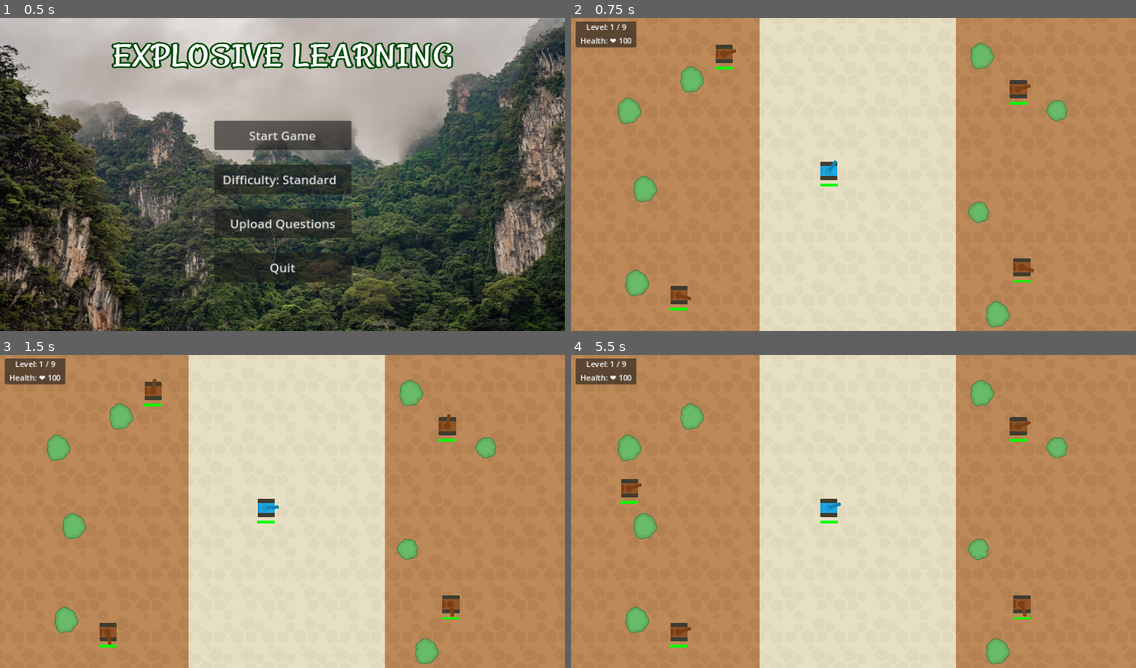
Above: before the commit, frames 1-4 (two rows, left to right).
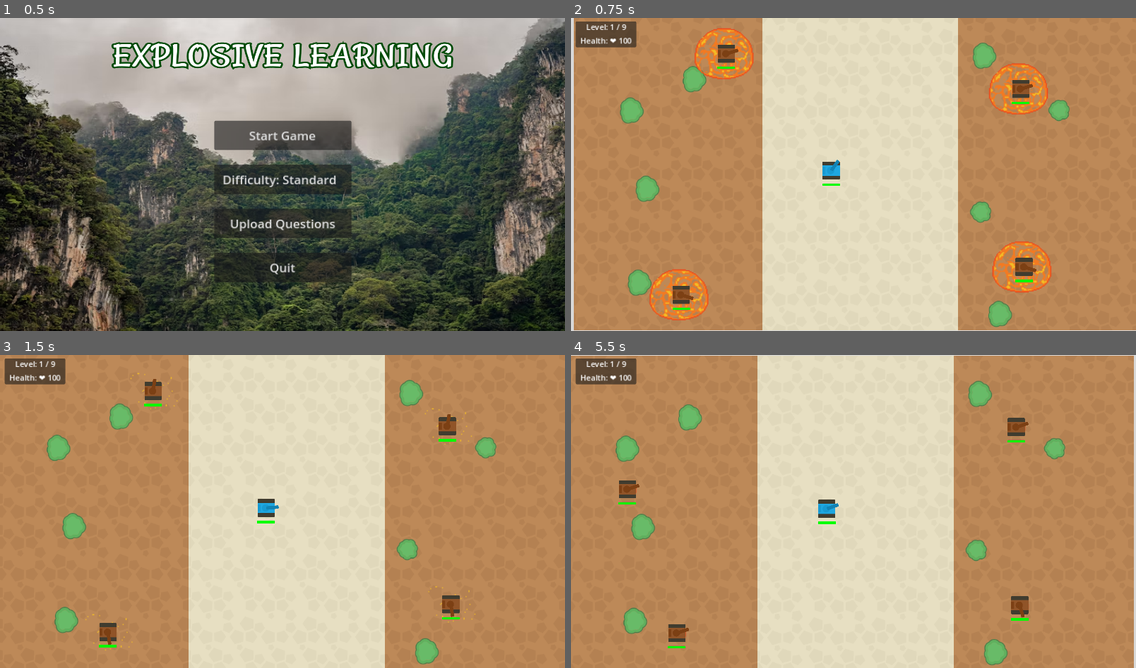
Above: after the commit, the same moments.

Repository: Thaysen01/Explosive-Learning-Capstone-1
Game: Godot game, scene res://title_screen.tscn
Two runs of this game, one before a commit and one after it. Both use one fixed random seed, a clock stepped at 60 frames per second and the inputs below.
Inputs (mouse positions are in pixels of both pictures, inside the frame that each line leads up to):
- Up to frame 1 (0.5 s): no input
- Up to frame 2 (0.75 s): click "Start Game" at 0.5 s
- Up to frame 3 (1.5 s): tap Enter at 1.25 s; move the mouse to (406, 495) at 1.27 s; hold D (right) from 1.28 s (still down); click (406, 495) at 1.35 s
- Up to frame 4 (5.5 s): move the mouse to (740, 527) at 2.02 s; release D (right) at 2.03 s; hold S (down) 2.03-2.78 s; right-click (740, 527) at 2.1 s; move the mouse to (910, 442) at 2.77 s; hold D (right) 2.78-3.53 s; click (910, 442) at 2.85 s; move the mouse to (825, 574) at 3.52 s; hold W (up) 3.53-4.28 s; right-click (825, 574) at 3.6 s; move the mouse to (1023, 558) at 4.27 s; hold A (left) 4.28-5 s; click (1023, 558) at 4.35 s; tap Escape (esc) at 4.9 s; click "Restart" at 5 s

Frame 1 is identical in both runs. In frame 2, 5.7% of the frame differs, in the area x 0-100%, y 0-100%; in frame 3, less than 0.1%; in frame 4, 2.7%.
Error before the commit: Invalid access to property or key of type 'String' on a base object of type 'Dictionary'. (res://tanks/TankBase/Tank.gd:142)
Error after the commit: Invalid access to property or key of type 'String' on a base object of type 'Dictionary'. (res://tanks/TankBase/Tank.gd:143)

Commit message:
tank spawning animation

Diff:
--- a/Main.gd
+++ b/Main.gd
@@ -15,6 +15,7 @@
 	]
 
 var playertank = preload("res://tanks/PlayerTank.tscn")
+var Blast = preload("res://mine/Blast.tscn")
 
 var rng = RandomNumberGenerator.new()
 
@@ -32,7 +33,7 @@
 	_addCurrentLevel()
 	spawn_tanks()
 
-# animate tank spawning---
+# work on audio/sounds ---
 # Decides how many new tanks to spawn as well as when to add new tank(s)
 func spawn_tanks():
 	if Global.num_correct_answer != 0 || Global.num_correct_answer == old_num_correct_answer: # Delay after questions are answered
@@ -77,7 +78,7 @@
 		while tank_spawn.size() != spawn: # All other tanks will be random
 			if (slice_tank.size() != 8): # Normal level
 				tank_spawn.append(slice_tank.pick_random())
-			else: # Final level: Only 1 (or 2) bosses
+			else: # Final level: Only 1 boss
 				tank_spawn.append(slice_tank[randi() % 7])
 
 
@@ -91,12 +92,26 @@
 			$TileMap/PlayerTank.maxBullets = $TileMap/PlayerTank.player_bullets
 			$TileMap/PlayerTank.maxMines = $TileMap/PlayerTank.player_mines
 
+			spawn_blast_animation(tank.position) # Play a fake explosion
+
+			var tileMap = $TileMap
+			if (slice_tank.size() != 8): # Normal level
+				tileMap.start_shake()
+			else: # Final level
+				tileMap.start_shake(10.0, 1.3)
+
 	# Level display (UI)
 	if Global.total_questions > 13:
 		$CanvasLayer/Stats/PanelContainer/VBoxContainer/Label.text = " Level: " + str(Global.num_correct_answer + 1) + " / 14 "
 	else:
 		$CanvasLayer/Stats/PanelContainer/VBoxContainer/Label.text = " Level: " + str(Global.num_correct_answer + 1) + " / " + str(Global.total_questions) + " "
 
+# Play a fake explosion animation
+func spawn_blast_animation(pos: Vector2):
+	var blast = Blast.instantiate()
+	blast.position = pos
+	blast.damage_enabled = false  # Disable damage
+	get_parent().add_child(blast)
 
 func difficulty_adjustments():
 	# Player Tank
@@ -132,25 +147,30 @@
 # Ran for victory or defeat
 func player_failed():
 	Input.set_mouse_mode(Input.MOUSE_MODE_VISIBLE)
+	var tileMap = $TileMap
+	var finish_wait = Timer.new()
 	if Global.total_questions == 0: # If the question set is invalid
 		Input.set_mouse_mode(Input.MOUSE_MODE_VISIBLE)
 		$CanvasLayer/Finish/Panel2.show()
 		$CanvasLayer/Finish/Panel.hide()
 		$CanvasLayer/Finish/Panel.hide()
+		finish_wait.wait_time = 7
 	else:
 		$CanvasLayer/Finish/Panel.show()
 		$CanvasLayer/Finish/Panel2.hide()
 		if Global.total_questions == Global.num_correct_answer or (Global.num_correct_answer == 14):
 			$CanvasLayer/Finish/Panel/Label.text = "VICTORY"
+			tileMap.start_shake(8.0, 3.0)
+			finish_wait.wait_time = 5
 		else:
 			get_node("CanvasLayer/Stats/PanelContainer/VBoxContainer/Label2").text = " Health: ❤️ 0 "
 			$CanvasLayer/Finish/Panel/Label.text = "DEFEAT"
-	$CanvasLayer/Finish.show()
-	var finish_wait = Timer.new()
-	finish_wait.wait_time = 2
+			tileMap.start_shake(4.0, .3)
+			finish_wait.wait_time = 3
 	finish_wait.autostart = true
 	finish_wait.one_shot = true
 	finish_wait.connect("timeout",  self._on_finish_wait_timeout)
+	$CanvasLayer/Finish.show()
 	$CanvasLayer/pause_screen/AnimationPlayer.stop() #still vary rarely shows blur on new games --
 	#fget_node("CanvasLayer/Stats/PanelContainer2").visible = false
 
--- a/map/tile_map.gd
+++ b/map/tile_map.gd
@@ -12,11 +12,34 @@
 		e.connect("killed", self.checkIfAllEnemiesKilled)
 		#print(e)
 
+var shake_strength = 5  # Maximum shake offset
+var shake_duration = 0.3  # How long the shake lasts
+var shaking = false
 
-# Called every frame. 'delta' is the elapsed time since the previous frame. _physics_process
+# Shake the screen
+func start_shake(shake_strength: float = 5.0, duration: float = 0.3):
+	shake_duration = duration
+	shaking = true
+	call_deferred("_start_shake")  # Defer the shake to ensure it's done after the current frame
+
+func _start_shake():
+	# Using a Timer to control shake duration
+	var timer = Timer.new()
+	add_child(timer)  # Add the timer to the node tree
+	timer.wait_time = shake_duration
+	timer.one_shot = true
+	timer.start()
+
+	# Connect the timer's timeout signal to stop shaking
+	timer.connect("timeout", Callable(self, "_on_shake_timeout"))
+
+func _on_shake_timeout():
+	shaking = false
+	position = Vector2.ZERO  # Reset position after shake
+
 func _process(delta):
+	# Player direction
 	if (get_node_or_null("PlayerTank")):
-
 		var tankDirection
 		if (Input.is_action_pressed("up") && Input.is_action_pressed("right")):
 			tankDirection = $PlayerTank.directions.UP_RIGHT
@@ -38,12 +61,19 @@
 		if tankDirection:
 			$PlayerTank.move(delta, tankDirection)
 
-
 		if Input.is_action_just_pressed("click"):
 			$PlayerTank.tryToShoot()
 
 		if Input.is_action_just_pressed("plant_mine"):
 			$PlayerTank.tryToPlantMine()
+
+	# Screen shaking
+	if shaking:
+		position = Vector2(
+			randf_range(-shake_strength, shake_strength),
+			randf_range(-shake_strength, shake_strength)
+		)
+
 
 func checkIfAllEnemiesKilled():
 	#print("checking enemies")
--- a/mine/Blast.gd
+++ b/mine/Blast.gd
@@ -1,14 +1,14 @@
 extends Area2D
 
 var damage = 10
+var damage_enabled = true
 
 func _ready():
 	$AnimationPlayer.play("default")
 
 func _on_Blast_body_entered(body):
-	if body.get_groups().has("destroyable"):
+	if damage_enabled and body.get_groups().has("destroyable"):
 		body.deal_damage(damage)
-
 
 func _on_AnimationPlayer_animation_finished(_anim_name):
 	queue_free()
--- a/tanks/TankBase/Tank.gd
+++ b/tanks/TankBase/Tank.gd
@@ -37,6 +37,7 @@
 }
 
 func _ready():
+	z_index = 1 # bring the character forward for animation to appear under them
 	var sb = StyleBoxFlat.new()
 	$health.add_theme_stylebox_override("fill", sb)
 	sb.bg_color = Color("00ff00")
--- a/ui/pause_screen.tscn
+++ b/ui/pause_screen.tscn
@@ -551,7 +551,7 @@
 [node name="RichTextLabelC3" type="RichTextLabel" parent="PanelContainer/VBoxContainer/ControlsB"]
 anchors_preset = -1
 anchor_left = -0.00719631
-anchor_top = -0.165239
+anchor_top = -0.226966
 anchor_right = 0.211554
 anchor_bottom = -0.226966
 offset_left = -51.0789
@@ -564,7 +564,7 @@
 [node name="RichTextLabelC4" type="RichTextLabel" parent="PanelContainer/VBoxContainer/ControlsB"]
 anchors_preset = -1
 anchor_left = -0.00745094
-anchor_top = -0.224617
+anchor_top = -0.286345
 anchor_right = 0.211299
 anchor_bottom = -0.286345
 offset_left = -51.0463
